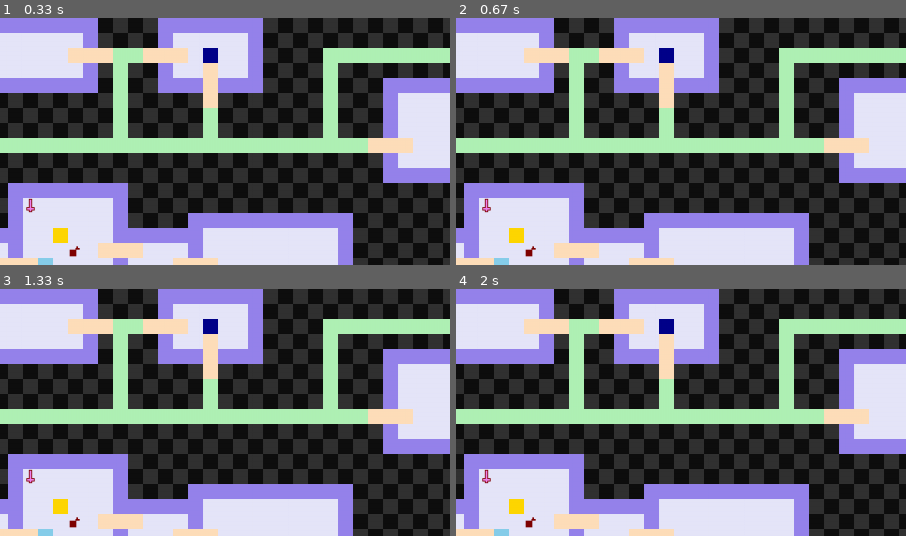
Above: before the commit, frames 1-4 (two rows, left to right).
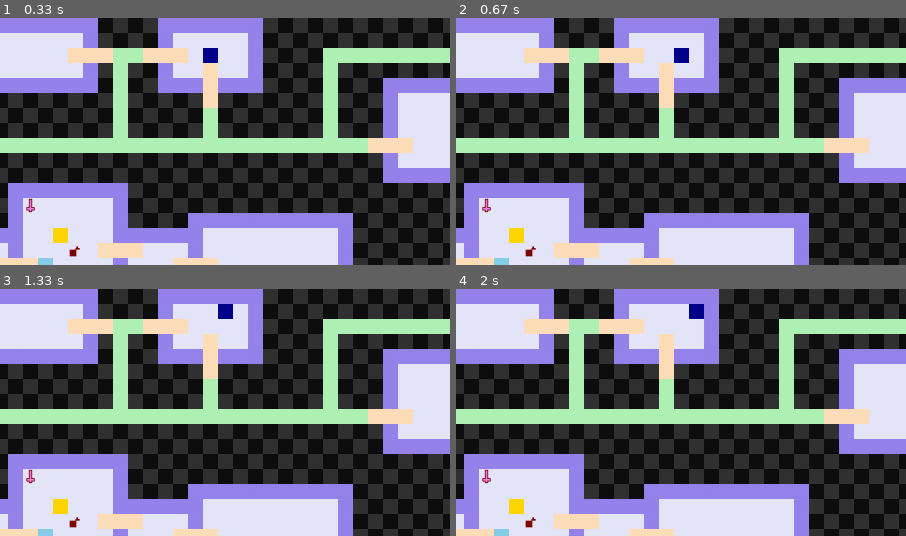
Above: after the commit, the same moments.

Repository: alice-ch/AP_Hackathon
Game: pygame game, started from main.py
Two runs of this game, one before a commit and one after it. Both use one fixed random seed, a clock stepped at 60 frames per second and the inputs below.
Inputs:
- Up to frame 1 (0.33 s): no input
- Up to frame 2 (0.67 s): hold Right from 0.33 s (still down)
- Up to frame 3 (1.33 s): release Right at 0.8 s; hold Up 0.83-1.27 s; hold Right from 1.3 s (still down)
- Up to frame 4 (2 s): release Right at 1.8 s; hold Left from 1.83 s (still down)
The pictures show only the part of the screen within x 17-67%, y 0-50%; the shares and areas given below are measured in that part.

Frame 1 is identical in both runs. In frame 2, 0.4% of the frame differs, in the area x 45-52%, y 12-19%; in frame 3, 0.4%; in frame 4, 0.4%.

Commit message:
bug RESOLU

Diff:
--- a/main.py
+++ b/main.py
@@ -116,11 +116,10 @@
         self.display_checkerboard()
         self.display_rooms()
         self.display_corridors()
+        self.display_doors()
         self.piece.display(self.screen)
         self.display_object()
         self.display_life()
-        self.display_doors()
-
 
     def display_object(self):
             #potion vert
@@ -227,7 +226,7 @@
 
         x = self.position[0] # on est en nb de cases et pas en pixels
         y = self.position[1]
-        if forbidden_cases[x][y]== -1 : # c'est un mur
+        if forbidden_cases[y][x]== -1 : # c'est un mur
             self.position = former_position
         elif forbidden_cases[x][y]== 1 : # c'est une potion
             self.vie+=1
